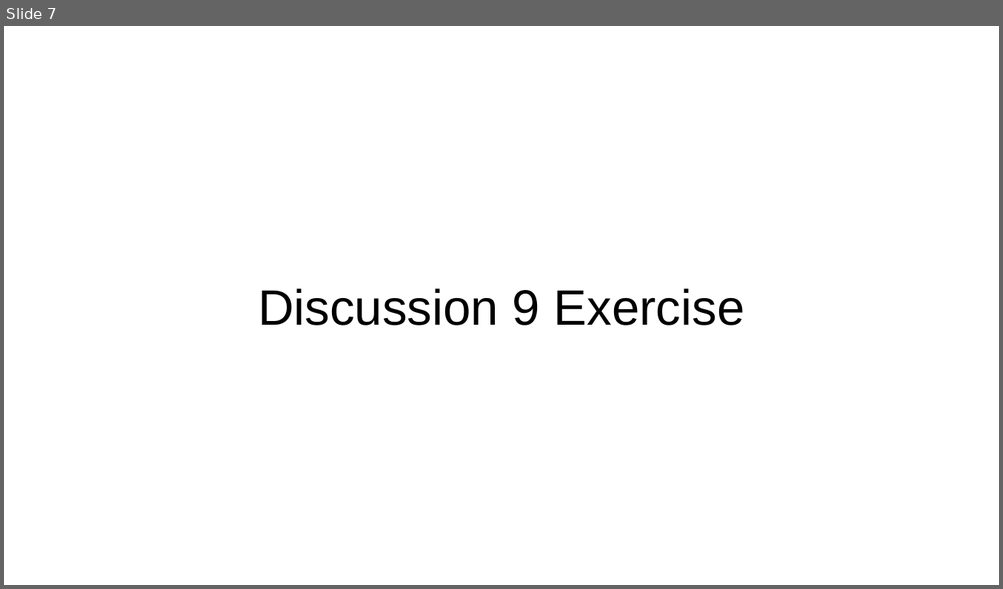
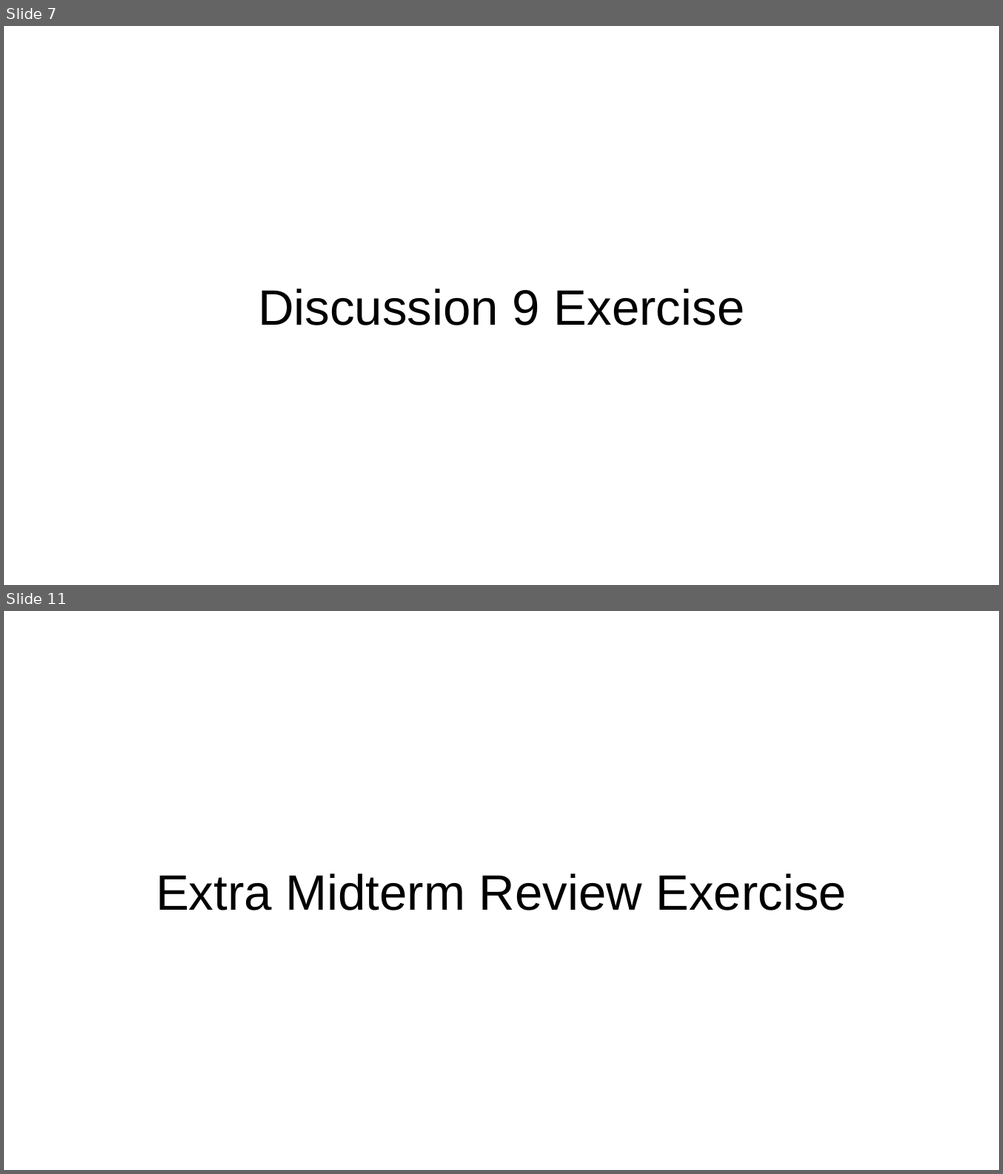
Before and after one commit to dtassew/fa22_discussion9, a slide deck: Discussion 9.pptx. Shown one above the other, each under a label of ours: slide 7 before the commit, slides 7 and 11 after it; the slides between them are not shown. The pictures are 1003x589 and 1003x1174 pixels, drawn with LibreOffice and Linux fonts; fonts in the diff are those of the drawing. Boxes give left, top, right and bottom in pixels: in the first picture for what was removed or moved away, otherwise in the second. Text is boxed around its words. In the diff, an @@ line names an element or a change of style, - is before the commit and + after.

```diff
--- a/Discussion 9.pptx
+++ b/Discussion 9.pptx
@@ slide 11 added at bbox=[4, 611, 999, 1170], background #FFFFFF @@
@@ title added at bbox=[156, 874, 847, 911], 36 pt, text #000000 @@
+Extra Midterm Review Exercise
```
Also in this commit, not shown: 6 slides changed, 1 other slide added.
